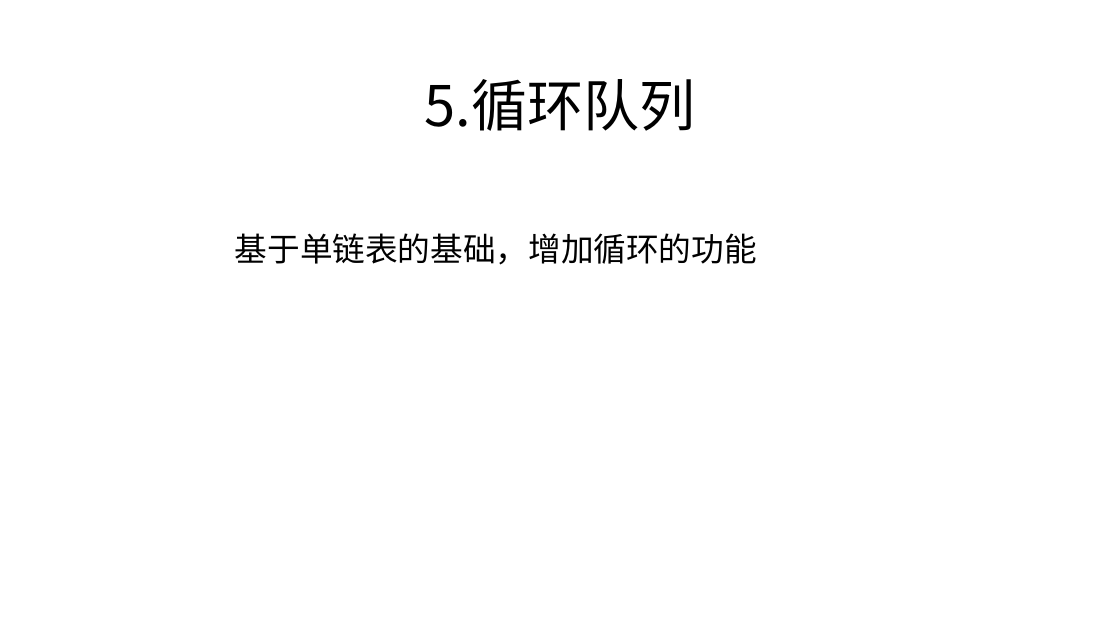
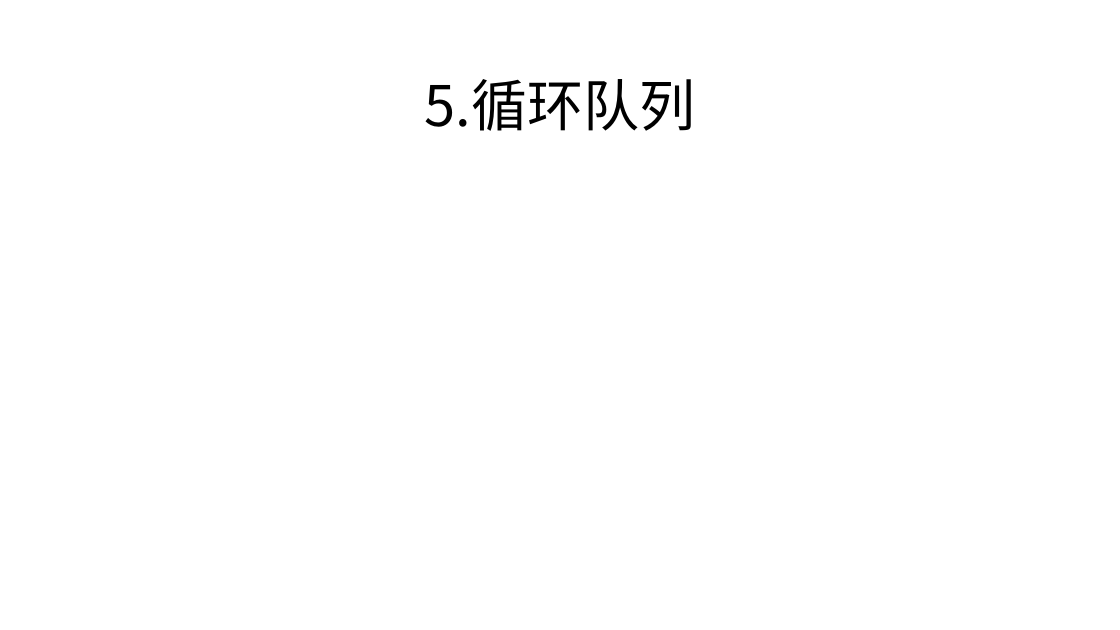
Before and after one commit to zjyesir/hmc_data_structure, a slide deck: slide 13 of ppt/3.2 队列.pptx (slide 7 before the commit). Drawn at 1120x630 pixels with LibreOffice and Linux fonts; fonts in the diff are those of the drawing; background and template pictures are left out. Boxes give left, top, right and bottom in pixels: in the first picture for what was removed or moved away, otherwise in the second. Text is boxed around its words. In the diff, an @@ line names an element or a change of style, - is before the commit and + after.

```diff
--- a/ppt/3.2 队列.pptx
+++ b/ppt/3.2 队列.pptx
@@ text removed at [235,233,757,265] @@
-基于单链表的基础，增加循环的功能
```
Also in this commit, not shown: 3 other slides changed, 8 slides added, 2 slides removed, 13 other files.
